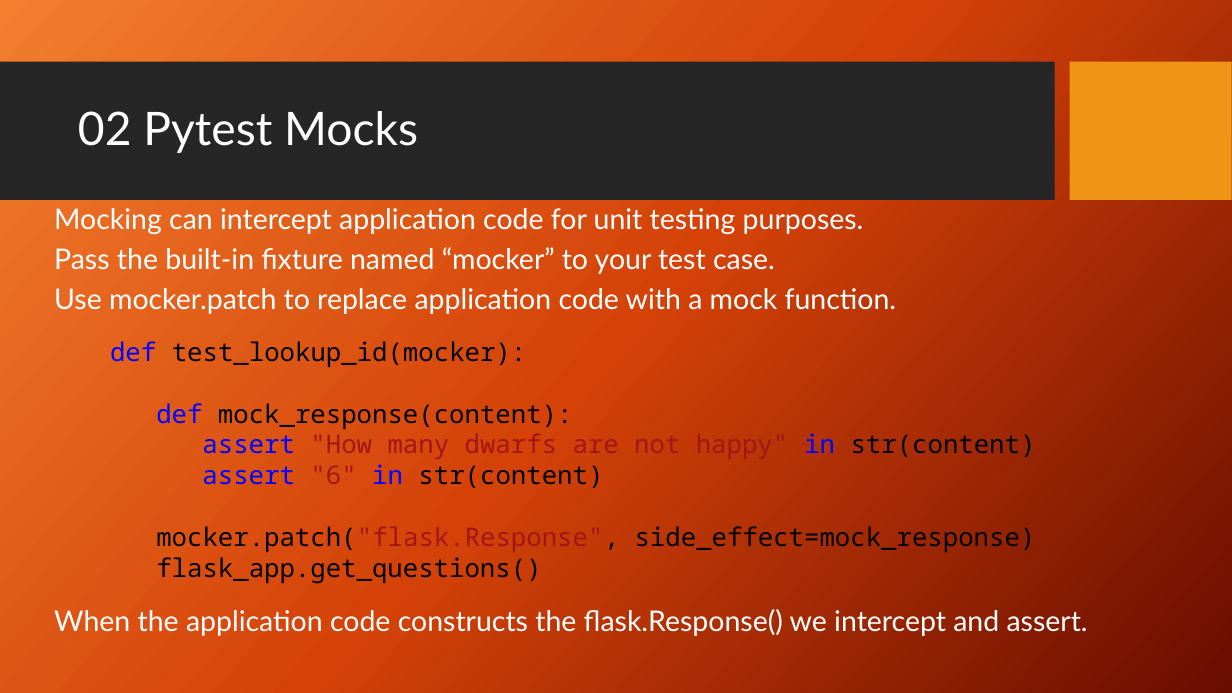
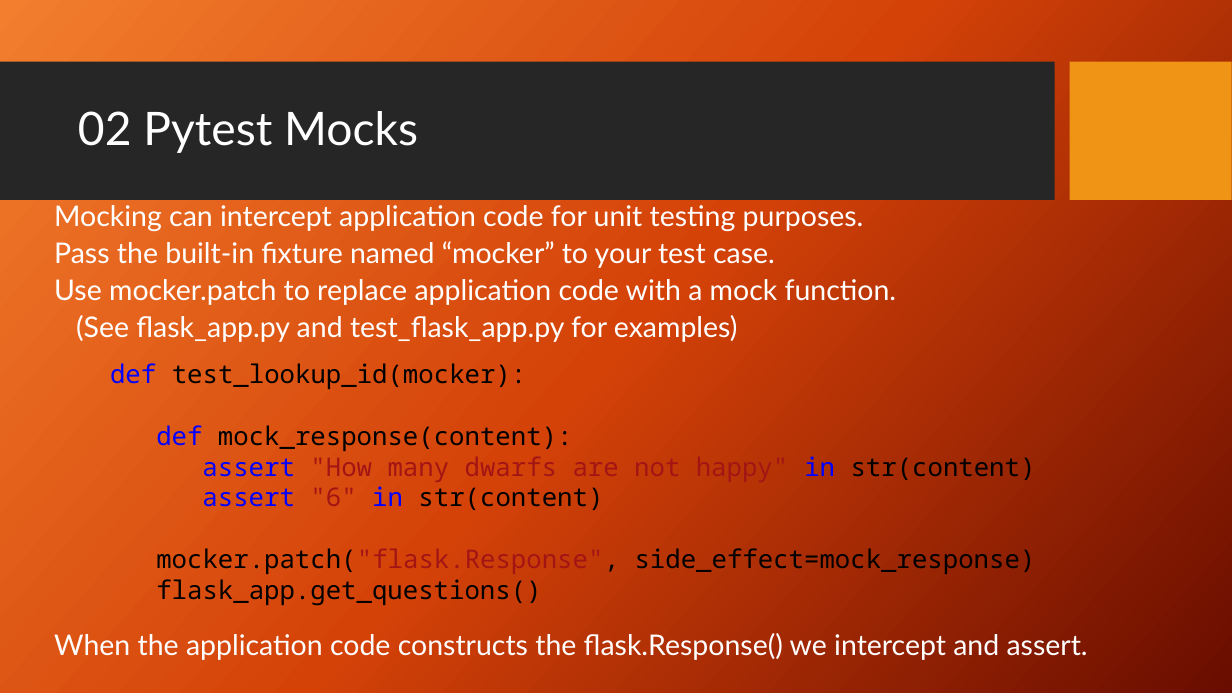
Before and after one commit to PrincetonUniversity/software_testing, a slide deck: slide 15 of UnitTestingSlides.pptx. Drawn at 1232x693 pixels with LibreOffice and Linux fonts; fonts in the diff are those of the drawing; background and template pictures are left out. Boxes give left, top, right and bottom in pixels: in the first picture for what was removed or moved away, otherwise in the second. Text is boxed around its words. In the diff, an @@ line names an element or a change of style, - is before the commit and + after.

Commit message:
update slides to reference example files

```diff
--- a/UnitTestingSlides.pptx
+++ b/UnitTestingSlides.pptx
@@ text at <box>54,205,1088,660</box>: line spacing 0.8 to 0.7 @@
@@ text at <box>76,315,738,342</box>: paragraph added @@
+(See flask_app.py and test_flask_app.py for examples)
@@ text "def test_lookup_id(mocker):": place and size @@
-text "def test_lookup_id(mocker):" at <box>110,341,1036,584</box>
+text "def test_lookup_id(mocker):" at <box>110,363,1036,606</box>
```
Also in this commit, not shown: 7 other slides changed.
